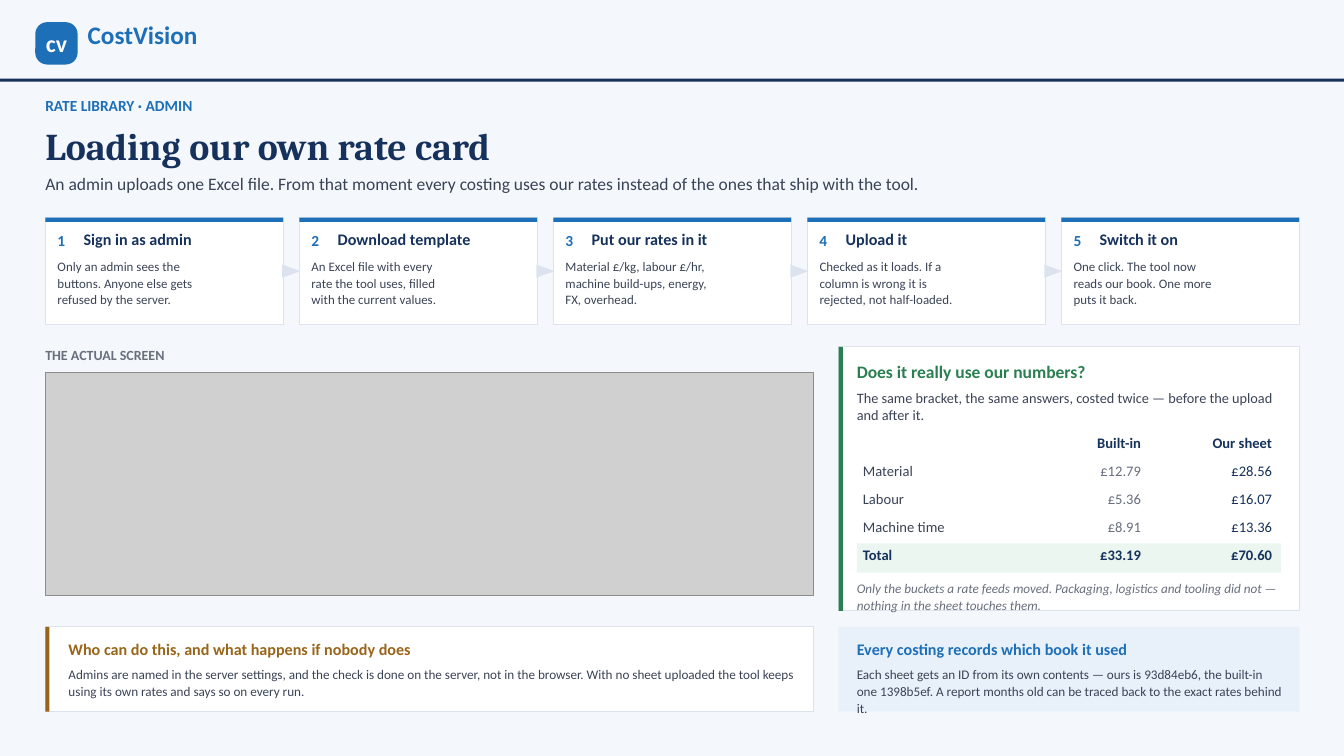
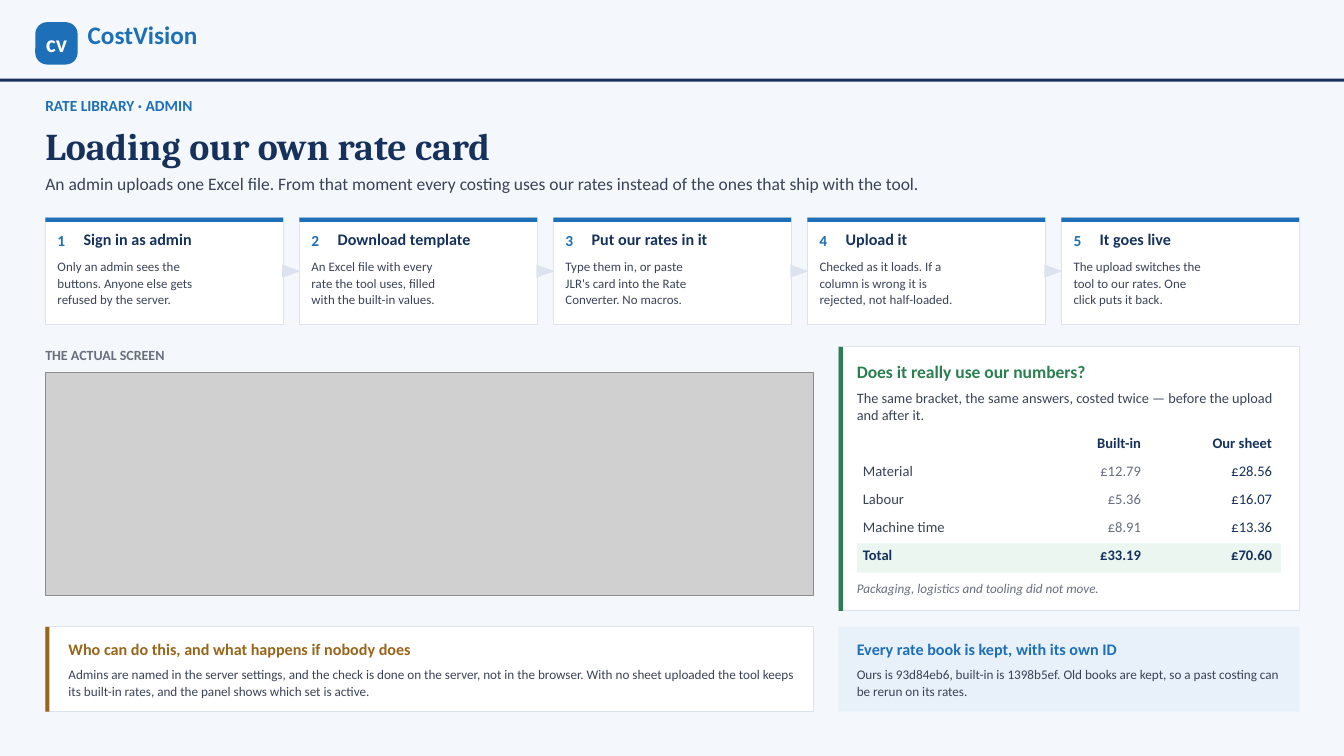
Before and after one commit to bhosaleavinash546/leamington-marathi, a slide deck: slide 1 of CostVision-Rate-Card-Upload.pptx. Drawn at 1344x756 pixels with LibreOffice and Linux fonts; fonts in the diff are those of the drawing; grey boxes stand for pictures. Boxes give left, top, right and bottom in pixels: in the first picture for what was removed or moved away, otherwise in the second. Text is boxed around its words. In the diff, an @@ line names an element or a change of style, - is before the commit and + after.

```diff
--- a/CostVision-Rate-Card-Upload.pptx
+++ b/CostVision-Rate-Card-Upload.pptx
@@ text at bbox=[1100, 233, 1172, 248]: text changed @@
-Switch it on
+It goes live
@@ text at bbox=[565, 262, 687, 304]: text changed @@
-Material £/kg, labour £/hr,
-machine build-ups, energy,
-FX, overhead.
+Type them in, or paste
+JLR's card into the Rate
+Converter. No macros.
@@ text at bbox=[1074, 262, 1201, 306]: text changed @@
-One click. The tool now
-reads our book. One more
-puts it back.
+The upload switches the
+tool to our rates. One
+click puts it back.
@@ text at bbox=[311, 295, 434, 304]: text changed @@
-with the current values.
+with the built-in values.
@@ text at bbox=[857, 584, 1098, 595]: text changed @@
-Only the buckets a rate feeds moved. Packaging, logistics and tooling did not — nothing in the sheet touches them.
+Packaging, logistics and tooling did not move.
@@ text at bbox=[857, 643, 1116, 658]: text changed @@
-Every costing records which book it used
+Every rate book is kept, with its own ID
@@ text at bbox=[68, 670, 794, 698]: text changed @@
-Admins are named in the server settings, and the check is done on the server, not in the browser. With no sheet uploaded the tool keeps using its own rates and says so on every run.
+Admins are named in the server settings, and the check is done on the server, not in the browser. With no sheet uploaded the tool keeps its built-in rates, and the panel shows which set is active.
@@ text at bbox=[857, 670, 1279, 696]: text changed @@
-Each sheet gets an ID from its own contents — ours is 93d84eb6, the built-in one 1398b5ef. A report months old can be traced back to the exact rates behind it.
+Ours is 93d84eb6, built-in is 1398b5ef. Old books are kept, so a past costing can be rerun on its rates.
```
Also in this commit, not shown: 4 other files.
